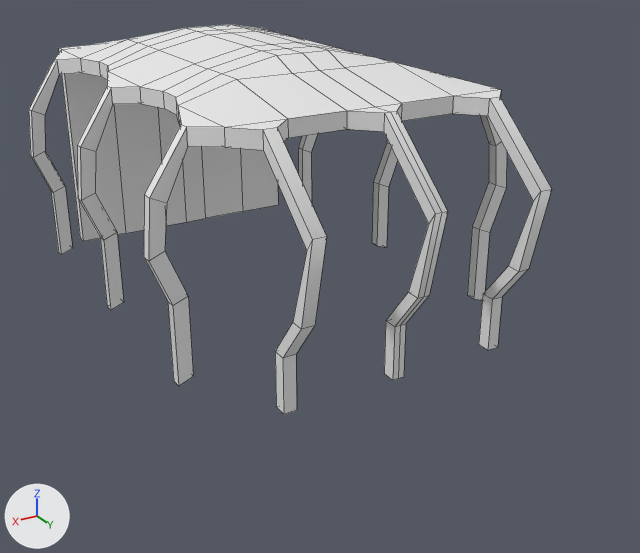
One commit to the OBJ model Assets/MaSine/Models/ship_roof.obj: the scene before it, then after it.
Before and after are seen from a camera (50 mm lens) standing at (5.48, 10.64, 4.48) and looking at (-0.01, 1.48, -0.1). The axes (+X, +Y, +Z) are drawn at lower left. The lights are the same throughout. Mesh edges are drawn as thin lines. Where no turn or scale is listed for an object, it has been applied to the vertices. Vertices at the same position are counted once.

Objects in the first picture: 'ship_roof'.
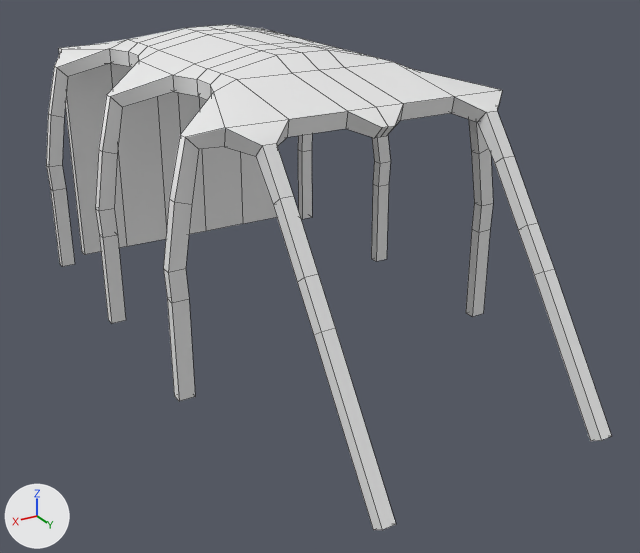
Commit message: changed roof and ship models a bit

Boxes [x1, y1, x2, y2] around the edits, measured in the pictures (640 x 553 px):
```json
{"object": "ship_roof", "change": "reshaped", "before": [29, 25, 552, 414], "after": [46, 25, 612, 530], "on screen": "8% wider, 30% taller"}
{"part": 1, "of": "me_ship_roof", "change": "cut back", "before": [29, 39, 552, 414], "after": [46, 39, 612, 530]}
```

The change, as JSON lines over the scene's bpy script:
```json
{"block": "me_ship_roof", "where": "# used by ob_ship_roof; location = (0.0, 0.0, 0.0)"}
{"op": "remove", "block": "me_ship_roof", "code": "me_ship_roof.from_pydata(...)  # 358 vertices, 359 faces; spans x -2.52..2.52, y -3.16..3.91, z -0.73..2.72"}
{"op": "add", "block": "me_ship_roof", "code": "me_ship_roof.from_pydata(...)  # 334 vertices, 334 faces; spans x -2.31..2.31, y -3.16..5.18, z -1.07..2.72"}
{"block": "me_ship_roof", "change": "me_ship_roof part 1"}
{"block": "me_ship_roof", "change": "28 vertices are removed from x -0.08..0.08, y 2.96..3.91, z -0.73..2.36"}
{"block": "me_ship_roof", "change": "35 faces are deleted"}
{"block": "me_ship_roof", "change": "16 vertices in x -1.81..-1.67, y -2.08..1.48, z 2.16..2.36 move by (0.43, 0.0, 0.1)"}
{"block": "me_ship_roof", "change": "16 vertices in x 1.67..1.81, y -2.08..1.48, z 2.16..2.36 move by (-0.43, 0.0, 0.1)"}
{"block": "me_ship_roof", "change": "14 vertices in x -1.81..1.81, y -3.16..-3.01, z -0.72 move by (0.0, 0.0, -0.23)"}
{"block": "me_ship_roof", "change": "7 vertices in x -1.81..1.81, y 2.67, z 2.36 move by (0.0, 0.02, 0.0)"}
{"block": "me_ship_roof", "change": "7 vertices in x -1.81..1.81, y 2.67, z 2.16 move by (0.0, -0.02, 0.0)"}
{"block": "me_ship_roof", "change": "6 vertices in x -2.0, y -2.75..2.14, z 2.07 move by (0.12, 0.0, -0.05)"}
{"block": "me_ship_roof", "change": "156 vertices move from x -2.52..2.52, y -2.75..3.91, z -0.73..2.36 to x -2.31..2.31, y -2.75..5.18, z -1.07..2.19"}
{"block": "me_ship_roof", "change": "4 vertices are added at (-0.08, 2.93, 2.19), (-0.08, 2.79, 2.05), (0.08, 2.93, 2.19), (0.08, 2.79, 2.05)"}
{"block": "me_ship_roof", "change": "10 new faces join them"}
```
